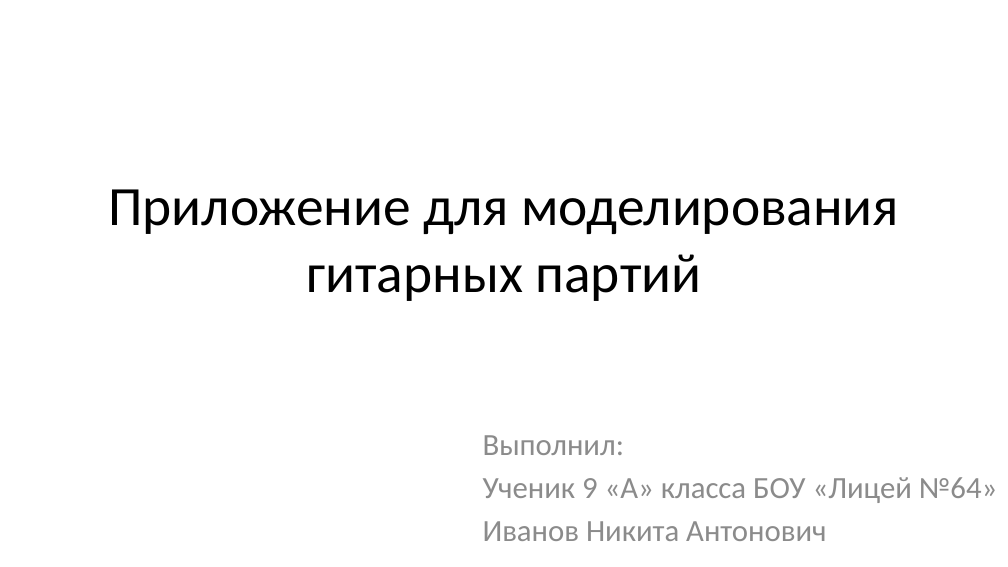
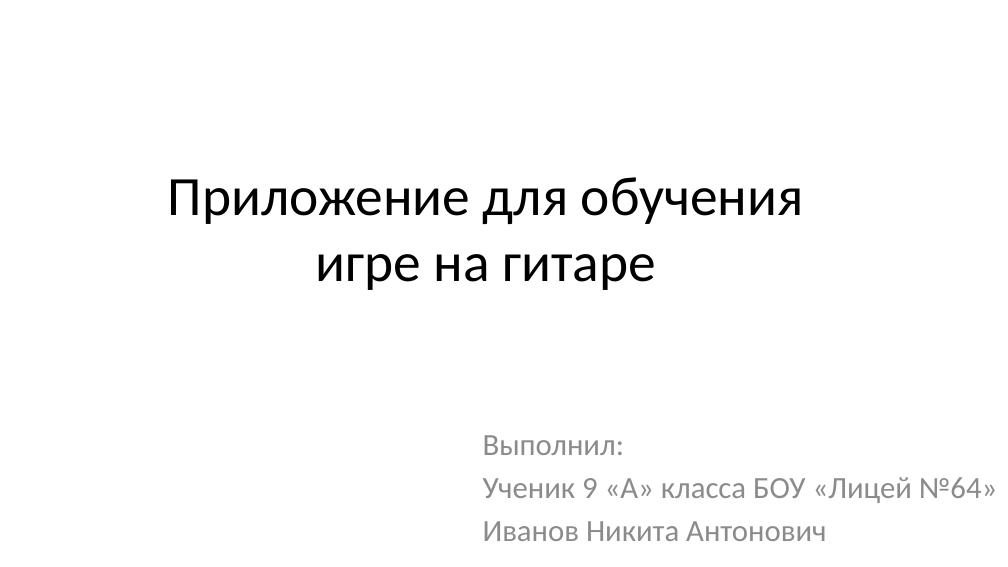
Before and after one commit to gfehka/GuitarPro-Analogue-School-Project-, a slide deck: slide 1 of Приложение для моделирования гитарных партий.pptx. Drawn at 1008x567 pixels with LibreOffice and Linux fonts; fonts in the diff are those of the drawing. Boxes give left, top, right and bottom in pixels: in the first picture for what was removed or moved away, otherwise in the second. Text is boxed around its words. In the diff, an @@ line names an element or a change of style, - is before the commit and + after.

```diff
--- a/Приложение для моделирования гитарных партий.pptx
+++ b/Приложение для моделирования гитарных партий.pptx
@@ title at bbox=[168, 177, 804, 290]: text changed @@
-Приложение для моделирования гитарных партий
+Приложение для обучения игре на гитаре
```
Also in this commit, not shown: 3 other slides changed, 3 slides added.
